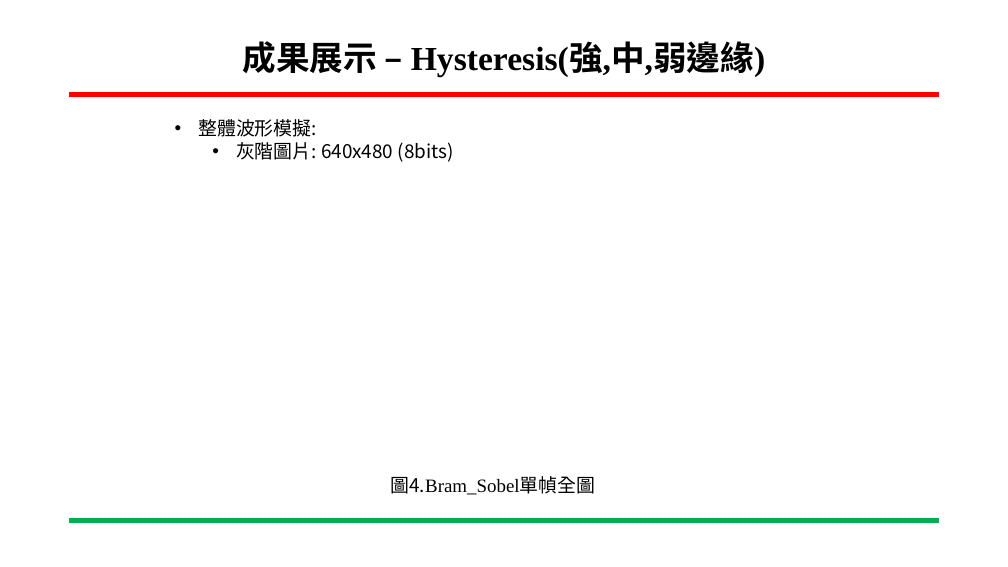
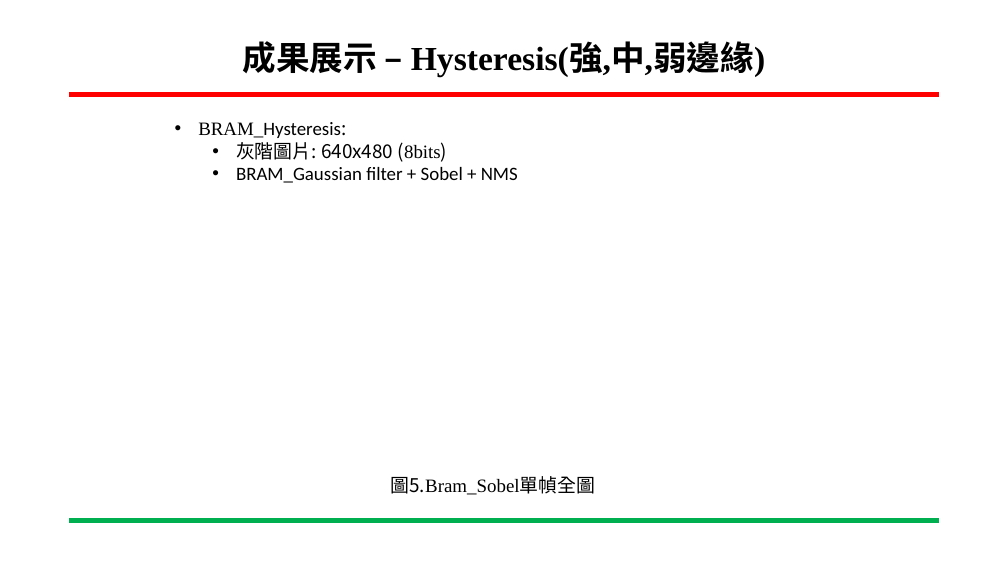
Before and after one commit to ing0331/FPGA, a slide deck: slide 32 of HW8_Canny_BRam/N06-Tutorial/專案進度報告-Canny_VGA-吳東穎-20230607.pptx (slide 31 before the commit). Drawn at 1008x567 pixels with LibreOffice and Linux fonts; fonts in the diff are those of the drawing; background and template pictures are left out. Boxes give left, top, right and bottom in pixels: in the first picture for what was removed or moved away, otherwise in the second. Text is boxed around its words. In the diff, an @@ line names an element or a change of style, - is before the commit and + after.

```diff
--- a/HW8_Canny_BRam/N06-Tutorial/專案進度報告-Canny_VGA-吳東穎-20230607.pptx
+++ b/HW8_Canny_BRam/N06-Tutorial/專案進度報告-Canny_VGA-吳東穎-20230607.pptx
@@ text at (198, 122, 346, 138): text changed; font Noto Sans CJK SC to Calibri @@
-• 整體波形模擬:
+• BRAM_Hysteresis:
@@ text at (236, 142, 448, 162): font Noto Sans CJK SC to Times New Roman in "(8bits)" @@
@@ text at (236, 167, 518, 183): paragraph added @@
+  • BRAM_Gaussian filter + Sobel + NMS
@@ text at (391, 476, 596, 495): text changed @@
-圖4.Bram_Sobel單幀全圖
+圖5.Bram_Sobel單幀全圖
```
Also in this commit, not shown: 18 other slides changed, 4 slides added, 3 slides removed, 2 other files.
